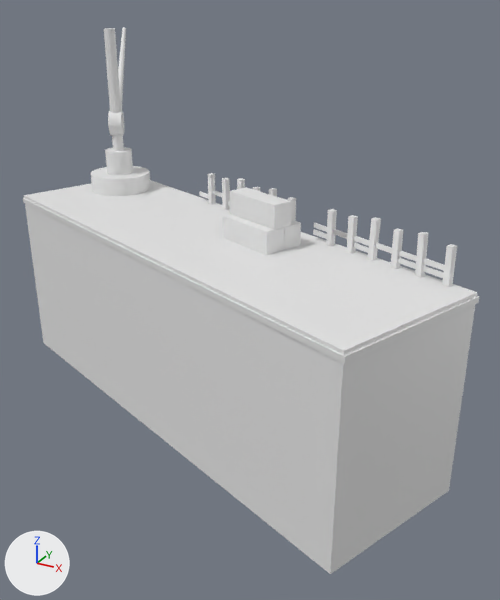
A saved change to the FBX model Assets/GB_FBX/GB_Dock_02.fbx.
One viewpoint serves both versions: a 50 mm camera at (5.85, -1.12, 3.28) aimed at (2.52, 4.94, 0.25). Lighting does not change. The marker at lower left points along +X, +Y and +Z. Materials are left out; every surface is plain grey. Where no turn or scale is listed for an object, it has been applied to the vertices. Vertices at the same position are counted once.

Before the edit, the objects in view are built like this:
```python
me_mesh = bpy.data.meshes.new('Mesh')
me_mesh.from_pydata(...)  # 718 vertices, 738 faces; spans x -2.85..2.84, y -1.75..2.39, z -0.9..3.1
# faces by material slot: [390, 162, 186]
me_mesh.materials.append(mat_lambert4)
me_mesh.materials.append(mat_lambert5)
me_mesh.materials.append(mat_lambert6)
ob_dock_main = bpy.data.objects.new('Dock_Main', me_mesh)
ob_dock_main.location = (2.11, 4.72, -0.17)
```
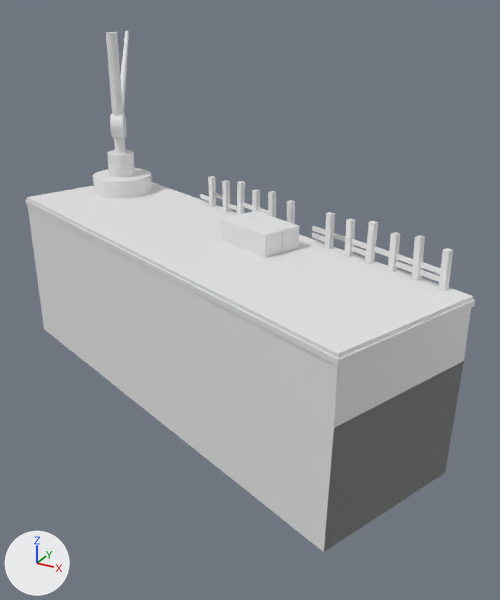
Pixel boxes (x1, y1, x2, y2) of what changed, in the pictures (500 x 600 px):
```json
{"object": "Dock_Main", "change": "reshaped, moved", "before": [23, 28, 480, 574], "after": [26, 31, 475, 552]}
{"part": 1, "of": "me_mesh", "change": "added", "after": [106, 32, 126, 153]}
{"part": 2, "of": "me_mesh", "change": "added", "after": [107, 150, 135, 178]}
{"part": 3, "of": "me_mesh", "change": "added", "after": [93, 168, 152, 198]}
{"part": 4, "of": "me_mesh", "change": "rebuilt", "before": [23, 180, 480, 574], "after": [26, 182, 475, 552], "on screen": "6% shorter"}
{"part": 5, "of": "me_mesh", "change": "deleted", "before": [91, 28, 457, 287]}
{"part": 6, "of": "me_mesh", "change": "added", "after": [200, 176, 453, 291]}
{"part": 7, "of": "me_mesh", "change": "added", "after": [110, 31, 129, 138]}
```

Edits to the scene script, one JSON object a line:
```json
{"block": "me_mesh", "where": "# used by ob_dock_main; location = (2.11, 4.72, -0.17)"}
{"op": "remove", "block": "me_mesh", "code": "me_mesh.from_pydata(...)  # 718 vertices, 738 faces; spans x -2.85..2.84, y -1.75..2.39, z -0.9..3.1"}
{"op": "add", "block": "me_mesh", "code": "me_mesh.from_pydata(...)  # 662 vertices, 1168 faces; spans x -2.83..2.83, y -2.09..2.09, z -1.88..1.88"}
{"block": "me_mesh", "change": "me_mesh part 1: a new loose piece, a 20-sided cylinder along z spanning x -2.01..-1.88, y 0.7..0.83, z -0.08..1.88"}
{"block": "me_mesh", "change": "me_mesh part 2: a new loose piece, a 20-sided cylinder along z spanning x -2.11..-1.78, y 0.6..0.93, z 0.1..0.46"}
{"block": "me_mesh", "change": "me_mesh part 3: a new loose piece, a 20-sided cylinder along z spanning x -2.32..-1.57, y 0.39..1.14, z -0.15..0.17"}
{"block": "me_mesh", "change": "me_mesh part 4: the loose piece of 92 vertices spanning x -2.85..2.84, y -1.75..1.76, z -0.9..1.17 is rebuilt with 92 vertices and now spans x -2.83..2.83, y -2.09..1.45, z -1.88..-0.04"}
{"block": "me_mesh", "change": "me_mesh part 5: 39 loose pieces with 626 vertices, spanning x -2.8..2.6, y -0.25..2.39, z 1.06..3.1, are deleted"}
{"block": "me_mesh", "change": "me_mesh part 6: 360 vertices added at x -0.77..2.59, y -0.58..0.8, z -0.12..0.36"}
{"block": "me_mesh", "change": "me_mesh part 7: 84 vertices added at x -2.76..-1.8, y 0.6..2.09, z 0.64..1.83"}
{"op": "set", "path": "ob_dock_main.location", "old": "(2.11, 4.72, -0.17)", "new": "(2.1, 5.05, 1.01)"}
```
